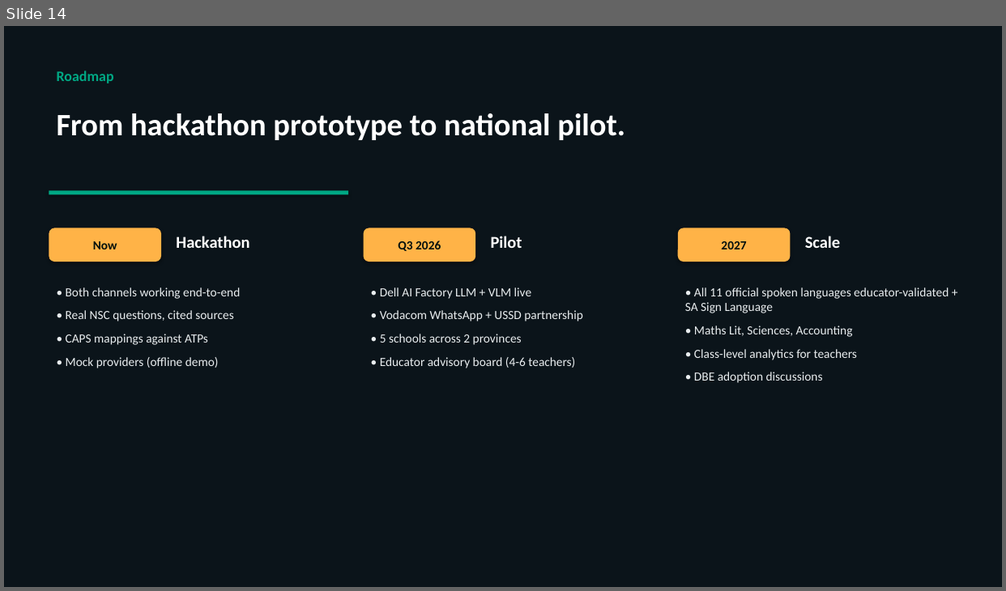
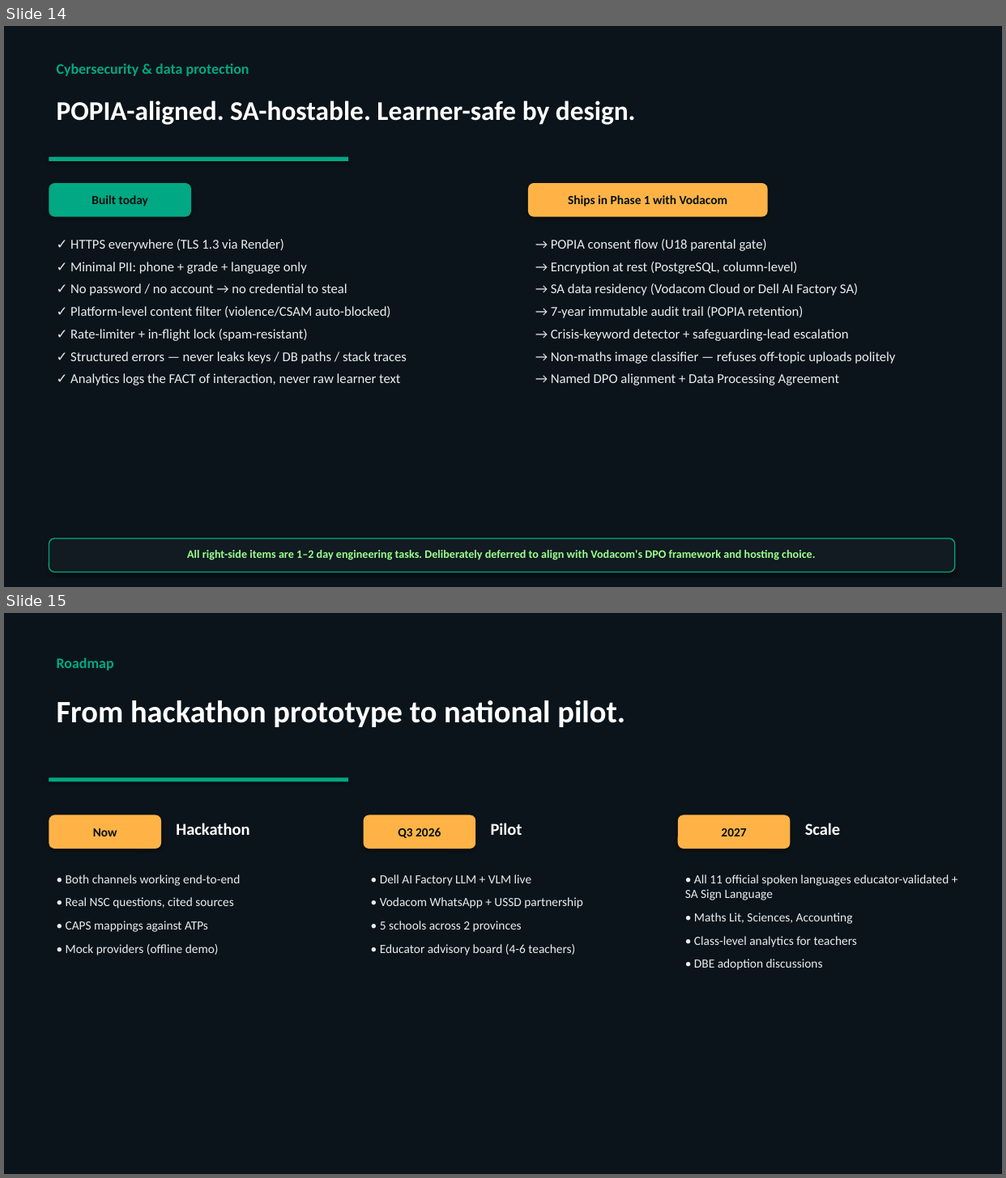
Before and after one commit to snerantie/Dell-Prototype---AI-Integration, a slide deck: pitch/AI_Tutor_Pitch.pptx. Shown one above the other, each under a label of ours: slide 14 before the commit, slides 14 and 15 after it. The pictures are 1006x591 and 1006x1178 pixels, drawn with LibreOffice and Linux fonts; fonts in the diff are those of the drawing. Boxes give left, top, right and bottom in pixels: in the first picture for what was removed or moved away, otherwise in the second. Text is boxed around its words. In the diff, an @@ line names an element or a change of style, - is before the commit and + after.

Commit message:
feat(pitch): add Economics, Model Stack, Cybersecurity, Integration, Vodacom Wins slides + soften Zero-rated wording

```diff
--- a/pitch/AI_Tutor_Pitch.pptx
+++ b/pitch/AI_Tutor_Pitch.pptx
@@ slide 14 added at (4, 26, 1002, 587), background #0B141A @@
@@ text added at (57, 63, 249, 76), 14 pt, text #00A884, bold @@
+Cybersecurity & data protection
@@ text added at (57, 101, 636, 125), 26 pt, text #FFFFFF, bold @@
+POPIA-aligned. SA-hostable. Learner-safe by design.
@@ rectangle added at (49, 157, 348, 161), fill #00A884 @@
@@ rounded rectangle added at (49, 183, 191, 217), fill #00A884, 12 pt, text #03110D, bold @@
+Built today
@@ rounded rectangle added at (528, 183, 768, 217), fill #FFB347, 12 pt, text #03110D, bold @@
+Ships in Phase 1 with Vodacom
@@ text added at (70, 239, 407, 386), 13 pt, text #E9EDEF @@
+✓ HTTPS everywhere (TLS 1.3 via Render)
+✓ Minimal PII: phone + grade + language only
+✓ No password / no account → no credential to steal
+✓ Platform-level content filter (violence/CSAM auto-blocked)
+✓ Rate-limiter + in-flight lock (spam-resistant)
+✓ Structured errors — never leaks keys / DB paths / stack traces
+✓ Analytics logs the FACT of interaction, never raw learner text
@@ text added at (551, 239, 895, 386), 13 pt, text #E9EDEF @@
+→ POPIA consent flow (U18 parental gate)
+→ Encryption at rest (PostgreSQL, column-level)
+→ SA data residency (Vodacom Cloud or Dell AI Factory SA)
+→ 7-year immutable audit trail (POPIA retention)
+→ Crisis-keyword detector + safeguarding-lead escalation
+→ Non-maths image classifier — refuses off-topic uploads politely
+→ Named DPO alignment + Data Processing Agreement
@@ rounded rectangle added at (49, 539, 955, 573), fill #111B21, outline #00A884 1 pt @@
@@ text added at (187, 550, 815, 561), 11 pt, text #9CFF8C, bold @@
+All right-side items are 1–2 day engineering tasks. Deliberately deferred to align with Vodacom's DPO framework and hosting choice.
@@ what was slide 14 is now slide 15 @@
```
Also in this commit, not shown: 4 slides changed, 4 other slides added, 1 other file.
